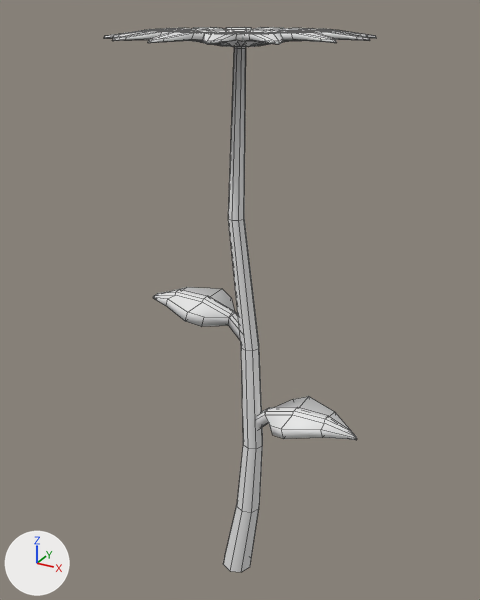
What one commit did to the FBX model Assets/Art/Models/Scenario/Platforms/MargaridaGrande.fbx.
Both versions are drawn from a camera (50 mm lens) standing at (1.45, -2.62, 3.0) and looking at (-0.02, 0.06, 1.66). The axes (+X, +Y, +Z) are drawn at lower left. The lights are the same throughout. The older version comes first. Mesh edges are drawn as thin lines.

Names of what the first picture shows: 'CauleG'.
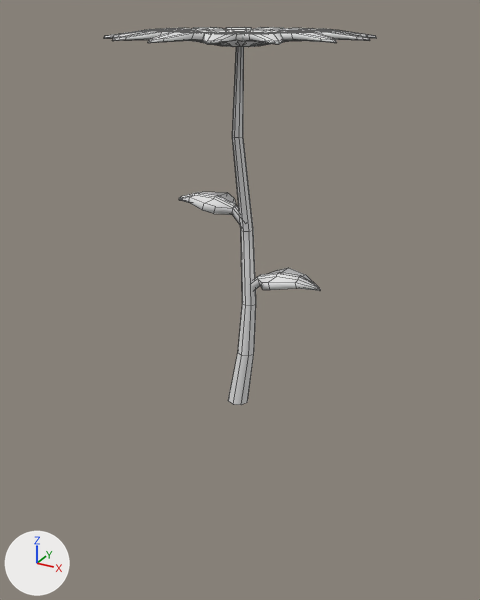
The newer file is also rescaled (x1.55), turned or shifted as a whole; pictures and numbers use the older file's frame.

The edits, one by one:
me_cube_004 is used by ob_cauleg; location (0.0, 0.0, 0.0).
me_cube_004 had 687 vertices, 652 faces and spanned x -0.54..0.65, y -0.56..0.56, z 0.0..2.92.
me_cube_004 now has 687 vertices, 652 faces and spans x -0.54..0.57, y -0.56..0.56, z 1.12..2.92.
me_cube_004 part 1: the loose piece of 48 vertices spanning x -0.51..0.08, y -0.17..0.16, z 1.46..1.67 is scaled about its middle by 0.645, then moved by (0.08, 0.0, 0.57).
me_cube_004 part 2: the loose piece of 48 vertices spanning x 0.06..0.65, y -0.17..0.16, z 0.96..1.17 is scaled about its middle by 0.645, then moved by (-0.12, 0.0, 0.74).
me_cube_004 part 3: 56 of 687 vertices moved; they spanned x -0.09..0.15, y -0.09..0.09, z 0.0..2.87 and now span x -0.06..0.1, y -0.06..0.06, z 1.12..2.88; mean shift (-0.01, 0.0, 0.56); largest move (-0.09, 0.0, 0.0) -> (-0.06, 0.0, 1.12).

Boxes [x1, y1, x2, y2] around the edits, measured in the pictures (480 x 600 px; the box of a moved part takes in the faces that stretch with it):
'CauleG', reshaped (31% shorter): before [104, 27, 377, 572]; after [104, 27, 377, 405]
part 1 of me_cube_004, moved or reshaped: before [153, 287, 240, 340]; after [179, 192, 240, 224]
part 2 of me_cube_004, moved or reshaped: before [256, 396, 357, 440]; after [251, 268, 320, 291]
part 3 of me_cube_004, moved or reshaped: before [223, 47, 263, 572]; after [228, 47, 256, 405]
